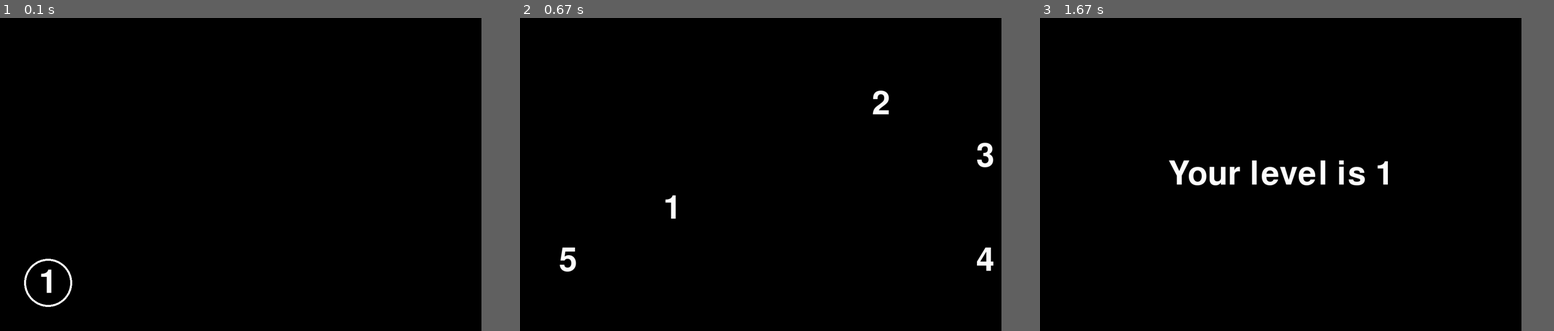
Above: before the commit, frames 1-3 (left to right).
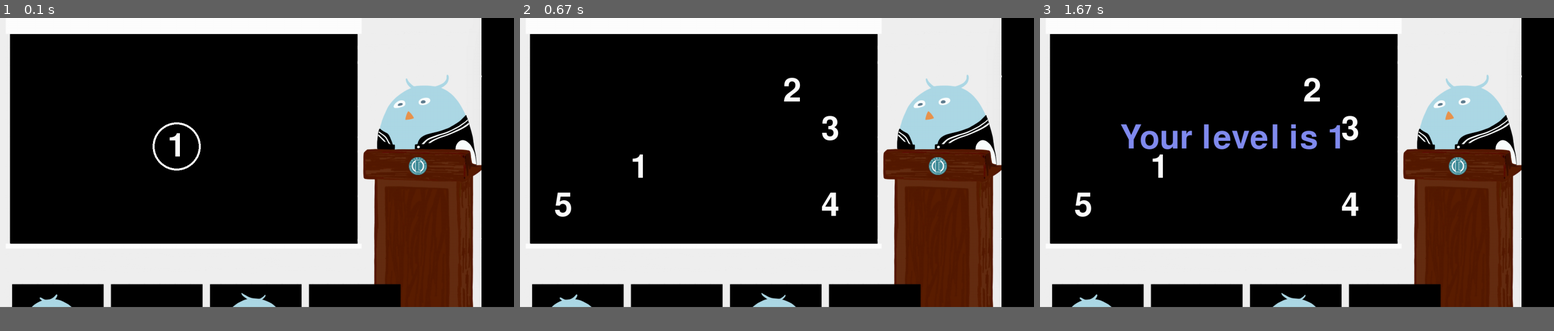
Above: after the commit, the same moments.

Repository: iank1m/OSS-Project_pygame
Game: pygame game, started from 7_setup.py
The game is run twice, just before and just after one commit, with the same random seed, the same clock (stepped at 60 frames per second) and the same inputs.
Inputs:
- Up to frame 1 (0.1 s): no input
- Up to frame 2 (0.67 s): click "1" at 0.38 s
- Up to frame 3 (1.67 s): click "2" at 0.72 s
The window is 843x548 before the commit and 900x506 after it. Grey fills any space a smaller window leaves; there, only what the larger window draws over its background counts as a difference.

The runs differ from the first frame. In frame 1, 36% of the frame differs, in the area x 0-94%, y 0-93%; in frame 2, 37%; in frame 3, 39%.

Commit message:
Update 7_setup.py
픽셀 조정 및 게임 종료 메세지 색상 변경

Diff:
--- a/7_setup.py
+++ b/7_setup.py
@@ -18,12 +18,12 @@
 # 숫자 섞기 (이 프로젝트에서 가장 중요)
 def shuffle_grid(number_count):
     rows = 5
-    columns = 9
-
-    cell_size = 130 # 각 Grid cell 별 가로, 세로 크기
-    button_size = 110 # Grid cell 내에 실제로 그려질 버튼 크기
-    screen_left_margin = 55 # 전체 스크린 왼쪽 여백
-    screen_top_margin = 20 # 전체 스크린 위쪽 여백
+    columns = 8
+
+    cell_size = 95 # 각 Grid cell 별 가로, 세로 크기
+    button_size = 90 # Grid cell 내에 실제로 그려질 버튼 크기
+    screen_left_margin = 60 # 전체 스크린 왼쪽 여백
+    screen_top_margin = 40 # 전체 스크린 위쪽 여백
 
     # [[0, 0, 0, 0, 0, 0, 0, 5, 0],
     #  [0, 0, 0, 0, 0, 4, 0, 0, 0],
@@ -120,28 +120,37 @@
     global running
     running = False
 
-    msg = game_font.render(f"Your level is {curr_level}", True, WHITE)
-    msg_rect = msg.get_rect(center=(screen_width/2, screen_height/2))
-
-    screen.fill(BLACK)
+    msg = game_font.render(f"Your level is {curr_level}", True, BLUE)
+    msg_rect = msg.get_rect(center=(screen_width/2 - 160, screen_height/2 - 60))
+
     screen.blit(msg, msg_rect)
 
 # 초기화
 pygame.init()
-screen_width = 1200 # 가로 크기
-screen_height = 780 # 세로 크기
+screen_width = 1280 # 가로 크기
+screen_height = 720 # 세로 크기
 screen = pygame.display.set_mode((screen_width, screen_height))
 pygame.display.set_caption("Memory Game")
 game_font = pygame.font.Font(None, 120) # 폰트 정의
 
+# 배경이미지 불러오기
+background = pygame.image.load("game_background.png")
+
+# 새로운 화면을 위한 Surface 객체 생성
+sub_screen_width = 865
+sub_screen_height = 520
+sub_screen = pygame.Surface((sub_screen_width, sub_screen_height))
+
+
 # 시작 버튼
 start_button = pygame.Rect(0, 0, 120, 120)
-start_button.center = (120, screen_height - 120)
+start_button.center = (440, 320)
 
 # 색깔
 BLACK = (0, 0, 0) # RGB
 WHITE = (255, 255, 255)
 GRAY = (50, 50, 50)
+BLUE = (130, 140, 240)
 
 number_buttons = [] # 플레이어가 눌러야 하는 버튼들
 curr_level = 1 # 현재 레벨
@@ -168,9 +177,9 @@
         elif event.type == pygame.MOUSEBUTTONUP: # 사용자가 마우스를 클릭했을때
             click_pos = pygame.mouse.get_pos()
             print(click_pos)
-
-    # 화면 전체를 까맣게 칠함
-    screen.fill(BLACK)
+    screen.blit(background, (0, 0))  # 배경 그리기
+    screen.blit(sub_screen, (25, 40))  # 새로운 화면을 (30, 30) 위치에 그리기
+
 
     if start:
         display_game_screen() # 게임 화면 표시
